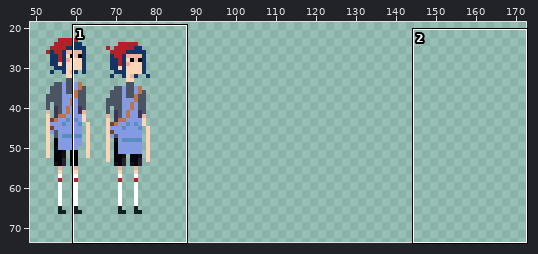
Edited in one commit: sprite sheet (Assets/Resources/Art/Sprites/Phil Front Idle.png). Above: a wide view before the commit, with the close-up outlined.
Close-up. Old version:
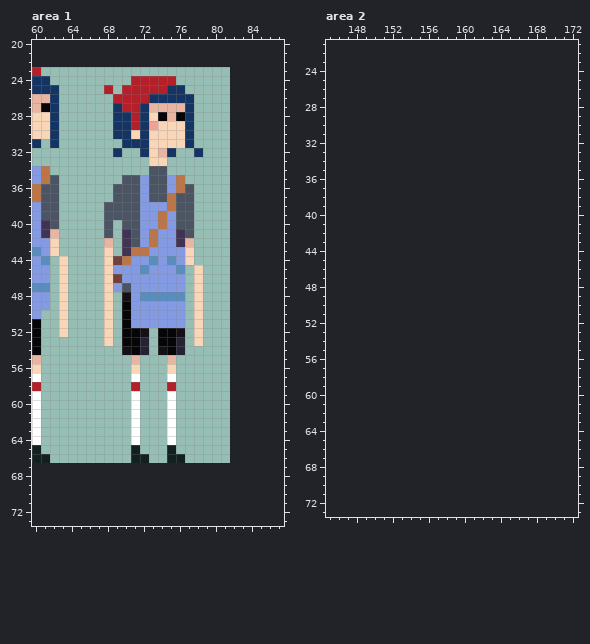
The file is 30x44 pixels. Shown: area 1: x 60..87, y 20..73; area 2: x 145..172, y 21..73. The old version is drawn lined up with the new one, on the new canvas. The wide view leaves out empty margins.
New version:
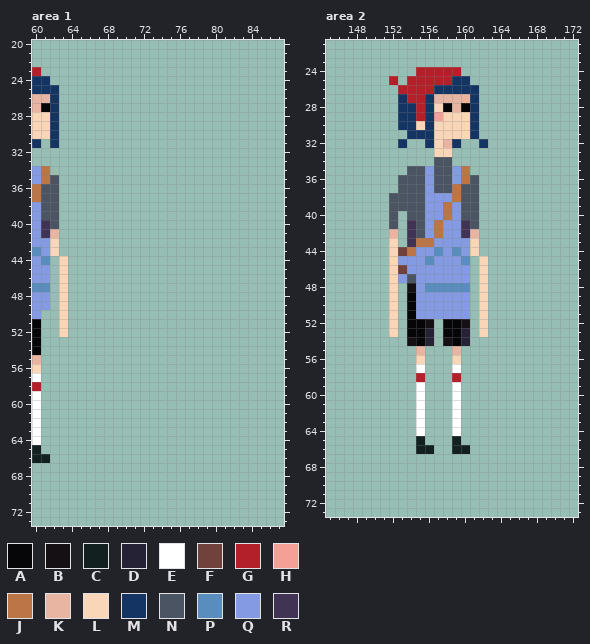
Palette (. is transparent): A #060608  B #141013  C #122020  D #242234  E #ffffff  F #71413b  G #b4202a  H #f5a097  J #bb7547  K #e9b5a3  L #fad6b8  M #143464  N #4a5462  P #588dbe  Q #849be4  R #403353
Change:
canvas 30x44 -> 199x84, the old top-left corner now at 52,23
Changed rows in their new state; - is an unchanged pixel.
Area 1:
first column x 68:
24 ---.....---
25 .-.......--
26 -.........-
27 -.........-
28 -.........-
29 -.........-
30 -.........-
31 --........-
32 -.--....--.
33 -----..----
34 -----..----
35 --.......--
36 -.........-
37 -.........-
38 ..........-
39 ..........-
40 .-........-
41 .-........-
42 .-........-
43 .-........-
44 ..........-
45 .........-.
46 .........-.
47 .........-.
48 .-.......-.
49 .-.......-.
50 .-.......-.
51 .-.......-.
52 .-...-...-.
53 .-...-...-.
54 --...-...--
55 ---.---.---
56 ---.---.---
57 ---.---.---
58 ---.---.---
59 ---.---.---
60 ---.---.---
61 ---.---.---
62 ---.---.---
63 ---.---.---
64 ---.---.---
65 ---.---.---
66 ---..--..--
Area 2:
first column x 152:
24 ---GGGGG---
25 G-GGGGGMM--
26 -GGGGMMMMM-
27 -MGGMKKKKM-
28 -MMGMLAKAM-
29 -MMGMHLLLM-
30 -MMLMLLLLM-
31 --MMMLLLLM-
32 -M--MLKM--M
33 -----LL----
34 -----NN----
35 --NNQNNQJ--
36 -NNNQNNQJN-
37 -NNNQNNJNN-
38 NNNNQQQJNN-
39 NNNNQQJQNN-
40 N-NNQQJQNN-
41 N-RNQJQQRN-
42 K-RNQJQQRK-
43 L-RJJQQQQL-
44 LFJQQPQPQL-
45 LQQQPQQQP-L
46 LFQQQQQQQ-L
47 LQNQQQQQQ-L
48 L-BQPPPPP-L
49 L-AQQQQQQ-L
50 L-AQQQQQQ-L
51 L-AQQQQQQ-L
52 L-AAB-AAB-L
53 L-AAD-AAD-L
54 --BAD-BAD--
55 ---K---K---
56 ---L---L---
57 ---E---E---
58 ---G---G---
59 ---E---E---
60 ---E---E---
61 ---E---E---
62 ---E---E---
63 ---E---E---
64 ---E---E---
65 ---C---C---
66 ---CC--CC--
Changed places in both close-ups, as pixel boxes (x1, y1, x2, y2):
erased: (104, 76, 203, 463)
added: (389, 67, 488, 454)
